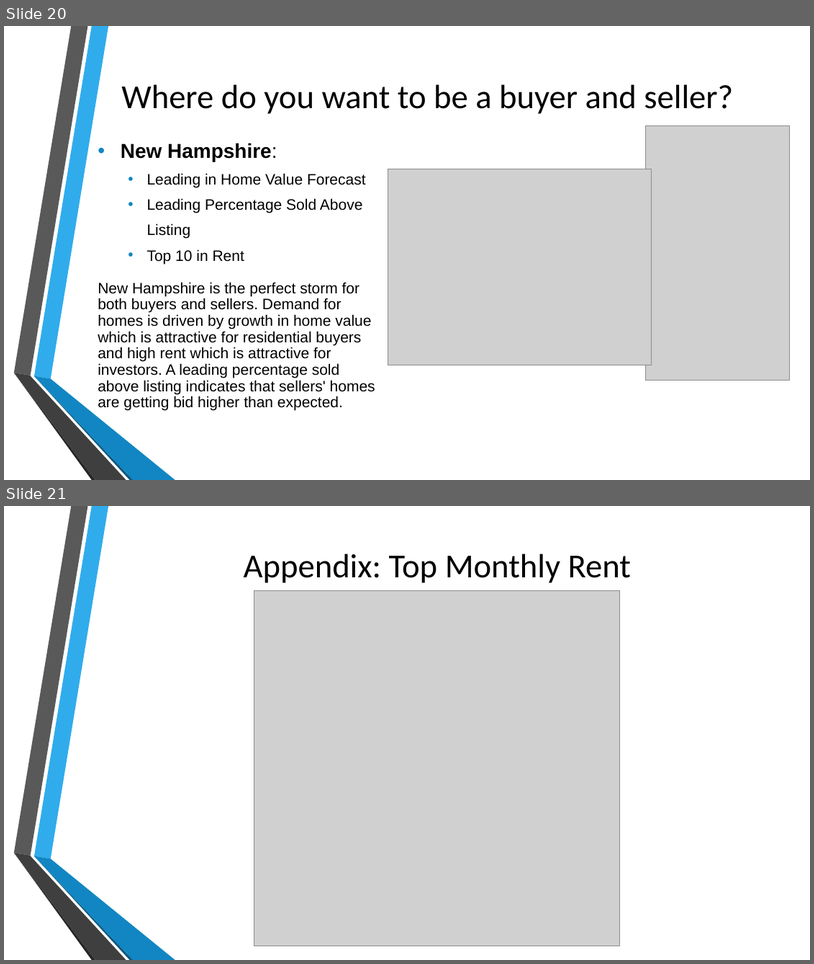
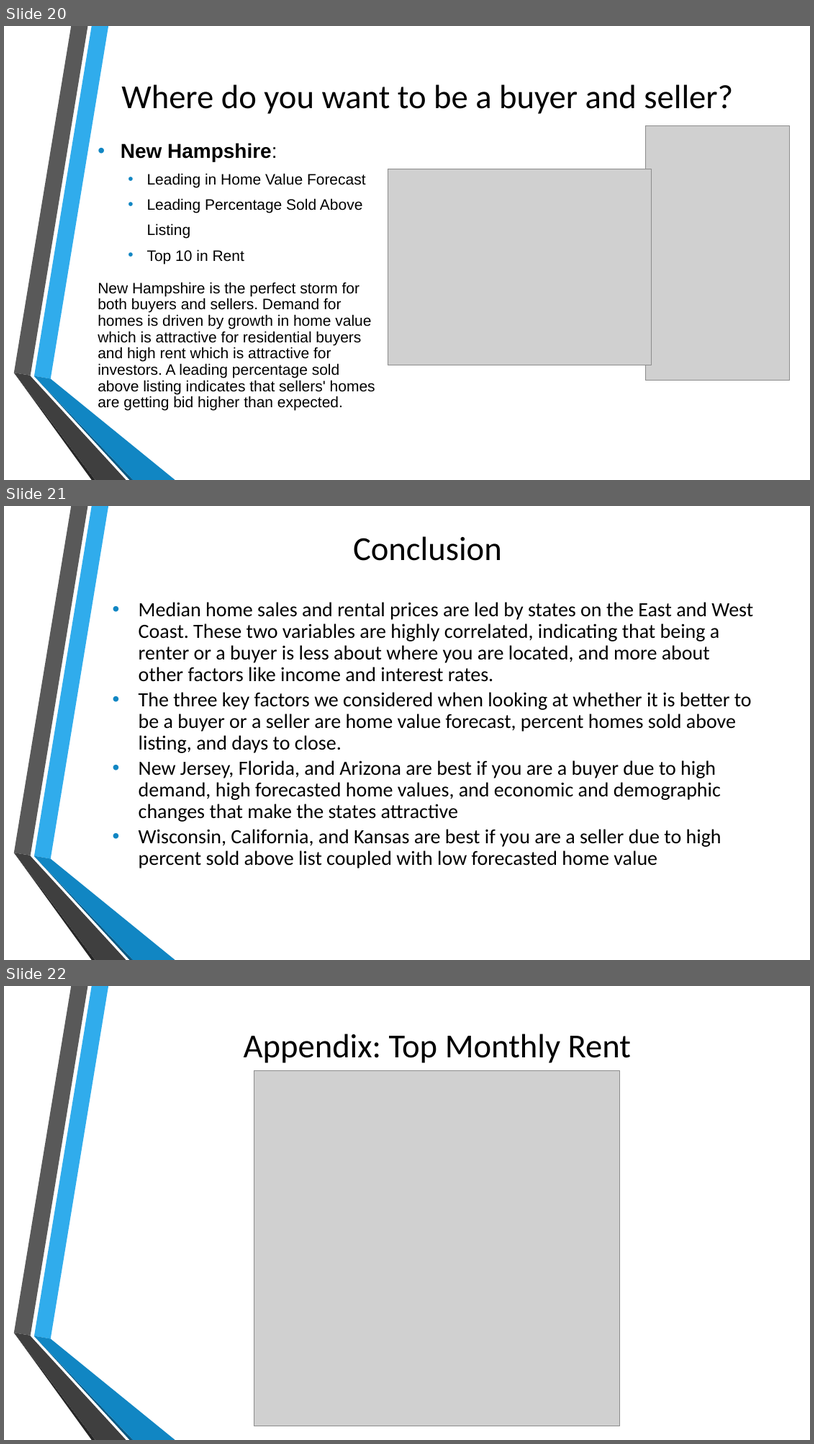
Before and after one commit to josephlomas/Project1_GroupRepo, a slide deck: Real Estate EDA.pptx. Shown one above the other, each under a label of ours: slides 20 and 21 before the commit, slides 20, 21 and 22 after it. The pictures are 814x964 and 814x1444 pixels, drawn with LibreOffice and Linux fonts; fonts in the diff are those of the drawing; grey boxes stand for pictures. Boxes give left, top, right and bottom in pixels: in the first picture for what was removed or moved away, otherwise in the second. Text is boxed around its words. In the diff, an @@ line names an element or a change of style, - is before the commit and + after.

```diff
--- a/Real Estate EDA.pptx
+++ b/Real Estate EDA.pptx
@@ slide 21 added at (4, 506, 810, 960), background #FFFFFF; not listed: 6 template elements that a slide beside it also shows @@
@@ title added at (353, 536, 502, 561), 40 pt, text #000000 @@
+Conclusion
@@ text added at (139, 602, 754, 868), 24 pt, text #000000 @@
+• Median home sales and rental prices are led by states on the East and West Coast. These two variables are highly correlated, indicating that being a renter or a buyer is less about where you are located, and more about other factors like income and interest rates.
+• The three key factors we considered when looking at whether it is better to be a buyer or a seller are home value forecast, percent homes sold above listing, and days to close.
+• New Jersey, Florida, and Arizona are best if you are a buyer due to high demand, high forecasted home values, and economic and demographic changes that make the states attractive
+• Wisconsin, California, and Kansas are best if you are a seller due to high percent sold above list coupled with low forecasted home value
@@ what was slide 21 is now slide 22 @@
```
